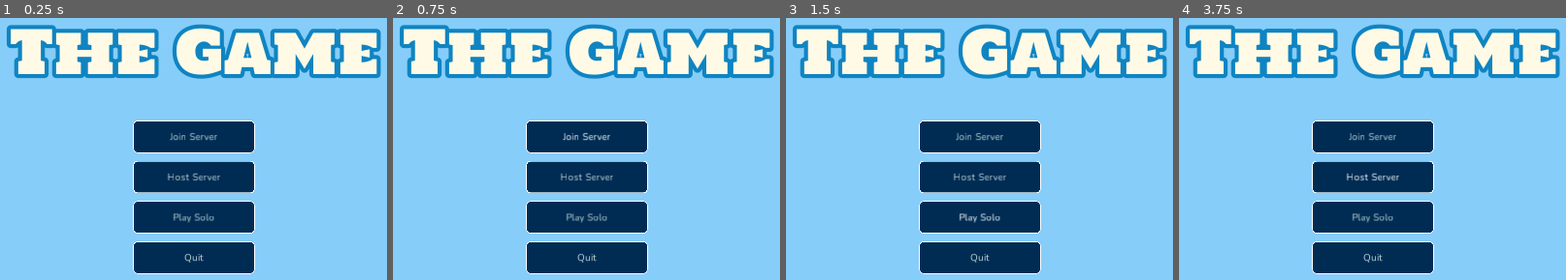
Above: before the commit, frames 1-4 (left to right).
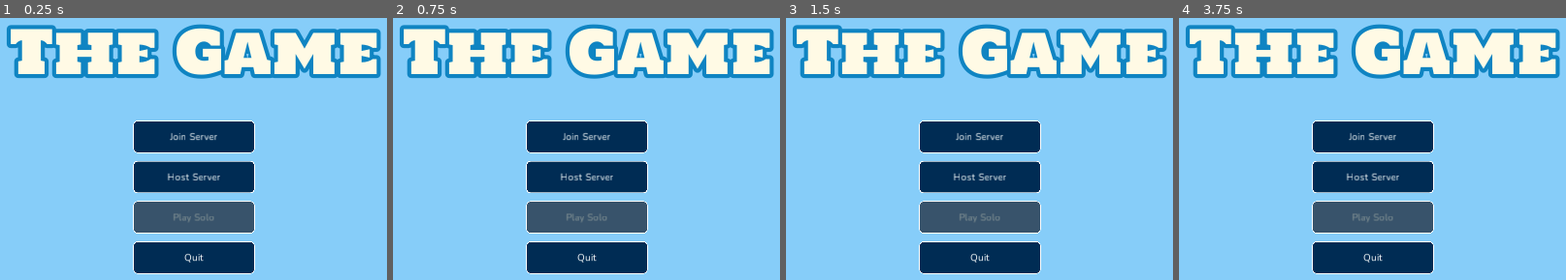
Above: after the commit, the same moments.

Repository: alemas/godot-networking
Game: Godot game, scene res://Scenes/Menu/Start Menu/StartMenu.tscn
The game is run twice, just before and just after one commit, with the same random seed, the same clock (stepped at 60 frames per second) and the same inputs. This scene is started directly instead of the project's main scene.
Inputs (mouse positions are in pixels of both pictures, inside the frame that each line leads up to):
- Up to frame 1 (0.25 s): no input
- Up to frame 2 (0.75 s): click "Join Server" at 0.5 s
- Up to frame 3 (1.5 s): click (979, 217) at 1.25 s, where only the run before the commit has a clickable "Play Solo"
- Up to frame 4 (3.75 s): click (1372, 217) at 2 s, where only the run before the commit has a clickable "Play Solo"; click (1372, 217) at 2.75 s, where only the run before the commit has a clickable "Play Solo"; click "Host Server" at 3.5 s

The runs differ from the first frame. In frame 1, 3.7% of the frame differs, in the area x 34-66%, y 43-94%; in frame 2, 3.7%; in frame 3, 3.8%; in frame 4, 3.6%.

Commit message:
Started Join Server Menu

Diff:
--- /dev/null
+++ b/Resources/Fonts/MenuLineEditFont.tres
@@ -0,0 +1,9 @@
+[gd_resource type="DynamicFont" load_steps=2 format=2]
+
+[ext_resource path="res://Resources/Fonts/Nunito-Regular.ttf" type="DynamicFontData" id=1]
+
+[resource]
+size = 25
+use_mipmaps = true
+use_filter = true
+font_data = ExtResource( 1 )
--- /dev/null
+++ b/Resources/StyleBoxes/MenuLineEditStyleBox.tres
@@ -0,0 +1,8 @@
+[gd_resource type="StyleBoxFlat" format=2]
+
+[resource]
+bg_color = Color( 0, 0.256, 0.48, 0.6 )
+corner_radius_top_left = 10
+corner_radius_top_right = 10
+corner_radius_bottom_right = 10
+corner_radius_bottom_left = 10
--- /dev/null
+++ b/Scenes/Menu/Join Server Menu/JoinServerMenu.gd
@@ -0,0 +1,13 @@
+tool
+extends Control
+
+onready var backgroundRect = $Background
+
+# Called when the node enters the scene tree for the first time.
+func _ready() -> void:
+	backgroundRect.color = Colors.menu_background
+
+
+# Called every frame. 'delta' is the elapsed time since the previous frame.
+#func _process(delta: float) -> void:
+#	pass
--- /dev/null
+++ b/Scenes/Menu/Join Server Menu/JoinServerMenu.tscn
@@ -0,0 +1,158 @@
+[gd_scene load_steps=10 format=2]
+
+[ext_resource path="res://Scenes/Menu/Join Server Menu/JoinServerMenu.gd" type="Script" id=1]
+[ext_resource path="res://Scenes/UI Elements/Menu Line Edit/MenuLineEdit.tscn" type="PackedScene" id=2]
+[ext_resource path="res://Scenes/UI Elements/Menu Button/MenuButton.tscn" type="PackedScene" id=3]
+
+[sub_resource type="StyleBoxFlat" id=1]
+bg_color = Color( 0, 0.176, 0.33, 1 )
+border_width_left = 2
+border_width_top = 2
+border_width_right = 2
+border_width_bottom = 2
+border_color = Color( 1, 1, 1, 1 )
+corner_radius_top_left = 10
+corner_radius_top_right = 10
+corner_radius_bottom_right = 10
+corner_radius_bottom_left = 10
+
+[sub_resource type="StyleBoxFlat" id=2]
+bg_color = Color( 0.062745, 0.521569, 0.764706, 1 )
+border_width_left = 2
+border_width_top = 2
+border_width_right = 2
+border_width_bottom = 2
+border_color = Color( 1, 1, 1, 1 )
+corner_radius_top_left = 10
+corner_radius_top_right = 10
+corner_radius_bottom_right = 10
+corner_radius_bottom_left = 10
+
+[sub_resource type="StyleBoxFlat" id=3]
+bg_color = Color( 0.2226, 0.32788, 0.42, 1 )
+border_width_left = 2
+border_width_top = 2
+border_width_right = 2
+border_width_bottom = 2
+border_color = Color( 1, 1, 1, 1 )
+corner_radius_top_left = 10
+corner_radius_top_right = 10
+corner_radius_bottom_right = 10
+corner_radius_bottom_left = 10
+
+[sub_resource type="StyleBoxFlat" id=4]
+bg_color = Color( 0, 0.176, 0.33, 1 )
+border_width_left = 2
+border_width_top = 2
+border_width_right = 2
+border_width_bottom = 2
+border_color = Color( 1, 1, 1, 1 )
+corner_radius_top_left = 10
+corner_radius_top_right = 10
+corner_radius_bottom_right = 10
+corner_radius_bottom_left = 10
+
+[sub_resource type="StyleBoxFlat" id=5]
+bg_color = Color( 0.062745, 0.521569, 0.764706, 1 )
+border_width_left = 2
+border_width_top = 2
+border_width_right = 2
+border_width_bottom = 2
+border_color = Color( 1, 1, 1, 1 )
+corner_radius_top_left = 10
+corner_radius_top_right = 10
+corner_radius_bottom_right = 10
+corner_radius_bottom_left = 10
+
+[sub_resource type="StyleBoxFlat" id=6]
+bg_color = Color( 0.2226, 0.32788, 0.42, 1 )
+border_width_left = 2
+border_width_top = 2
+border_width_right = 2
+border_width_bottom = 2
+border_color = Color( 1, 1, 1, 1 )
+corner_radius_top_left = 10
+corner_radius_top_right = 10
+corner_radius_bottom_right = 10
+corner_radius_bottom_left = 10
+
+[node name="JoinServerMenu" type="Control"]
+anchor_right = 1.0
+anchor_bottom = 1.0
+script = ExtResource( 1 )
+__meta__ = {
+"_edit_use_anchors_": false
+}
+
+[node name="Background" type="ColorRect" parent="."]
+margin_right = 1920.0
+margin_bottom = 1080.0
+color = Color( 0.53, 0.81, 0.98, 1 )
+__meta__ = {
+"_edit_use_anchors_": false
+}
+
+[node name="MarginContainer" type="MarginContainer" parent="."]
+anchor_left = 0.5
+anchor_top = 0.5
+anchor_right = 0.5
+anchor_bottom = 0.5
+margin_left = -174.0
+margin_top = -280.0
+margin_right = 174.0
+margin_bottom = 280.0
+__meta__ = {
+"_edit_use_anchors_": false
+}
+
+[node name="VBoxContainer" type="VBoxContainer" parent="MarginContainer"]
+margin_right = 348.0
+margin_bottom = 560.0
+custom_constants/separation = 30
+
+[node name="PlayerNameLineEdit" parent="MarginContainer/VBoxContainer" instance=ExtResource( 2 )]
+margin_right = 348.0
+margin_bottom = 50.0
+placeholder_text = "Player Name"
+
+[node name="ServerIPLineEdit" parent="MarginContainer/VBoxContainer" instance=ExtResource( 2 )]
+margin_top = 80.0
+margin_right = 348.0
+margin_bottom = 130.0
+placeholder_text = "Server IP"
+
+[node name="ReferenceRect" type="ReferenceRect" parent="MarginContainer/VBoxContainer"]
+margin_top = 160.0
+margin_right = 348.0
+margin_bottom = 210.0
+rect_min_size = Vector2( 0, 50 )
+
+[node name="CenterContainer" type="CenterContainer" parent="MarginContainer/VBoxContainer"]
+margin_top = 240.0
+margin_right = 348.0
+margin_bottom = 420.0
+
+[node name="VBoxContainer" type="VBoxContainer" parent="MarginContainer/VBoxContainer/CenterContainer"]
+margin_left = 24.0
+margin_right = 324.0
+margin_bottom = 180.0
+custom_constants/separation = 20
+
+[node name="JoinButton" parent="MarginContainer/VBoxContainer/CenterContainer/VBoxContainer" instance=ExtResource( 3 )]
+margin_right = 300.0
+margin_bottom = 80.0
+custom_styles/hover = SubResource( 1 )
+custom_styles/pressed = SubResource( 2 )
+custom_styles/disabled = SubResource( 3 )
+custom_styles/normal = SubResource( 1 )
+text = "Join"
+
+[node name="BackButton" parent="MarginContainer/VBoxContainer/CenterContainer/VBoxContainer" instance=ExtResource( 3 )]
+margin_top = 100.0
+margin_right = 300.0
+margin_bottom = 180.0
+custom_styles/hover = SubResource( 4 )
+custom_styles/pressed = SubResource( 5 )
+custom_styles/disabled = SubResource( 6 )
+custom_styles/normal = SubResource( 4 )
+text = "Back"
--- a/Scenes/Menu/Network_setup.tscn
+++ b/Scenes/Menu/Network_setup/Network_setup.tscn
@@ -1,13 +1,13 @@
 [gd_scene load_steps=4 format=2]
 
-[ext_resource path="res://Scenes/Menu/Network_setup.gd" type="Script" id=1]
-[ext_resource path="res://Resources/Fonts/BaseFont.tres" type="DynamicFont" id=2]
-[ext_resource path="res://Scenes/Menu/Logger/LoggerInterface.tscn" type="PackedScene" id=3]
+[ext_resource path="res://Scenes/UI Elements/Logger/LoggerInterface.tscn" type="PackedScene" id=1]
+[ext_resource path="res://Scenes/Menu/Network_setup/Network_setup.gd" type="Script" id=2]
+[ext_resource path="res://Resources/Fonts/BaseFont.tres" type="DynamicFont" id=3]
 
 [node name="Network_setup" type="Control"]
 anchor_right = 1.0
 anchor_bottom = 1.0
-script = ExtResource( 1 )
+script = ExtResource( 2 )
 __meta__ = {
 "_edit_use_anchors_": false
 }
@@ -74,7 +74,7 @@
 
 [node name="CanvasLayer" type="CanvasLayer" parent="."]
 
-[node name="Logger" parent="CanvasLayer" instance=ExtResource( 3 )]
+[node name="Logger" parent="CanvasLayer" instance=ExtResource( 1 )]
 margin_left = 52.0
 margin_top = 96.0
 margin_right = 467.0
--- a/Scenes/Menu/Start Menu/StartMenu.tscn
+++ b/Scenes/Menu/Start Menu/StartMenu.tscn
@@ -1,52 +1,148 @@
-[gd_scene load_steps=8 format=2]
+[gd_scene load_steps=16 format=2]
 
 [ext_resource path="res://Resources/Fonts/GameTitleFont.tres" type="DynamicFont" id=1]
 [ext_resource path="res://Scenes/Menu/Start Menu/StartMenu.gd" type="Script" id=2]
-[ext_resource path="res://Scenes/Menu/UI Elements/Menu Button/MenuButton.tscn" type="PackedScene" id=3]
+[ext_resource path="res://Scenes/UI Elements/Menu Button/MenuButton.tscn" type="PackedScene" id=3]
 
 [sub_resource type="StyleBoxFlat" id=1]
-bg_color = Color( 0, 0.2475, 0.33, 1 )
-border_width_left = 1
-border_width_top = 1
-border_width_right = 1
-border_width_bottom = 1
-border_color = Color( 0.765, 0.844333, 0.85, 1 )
+bg_color = Color( 0, 0.176, 0.33, 1 )
+border_width_left = 2
+border_width_top = 2
+border_width_right = 2
+border_width_bottom = 2
+border_color = Color( 1, 1, 1, 1 )
 corner_radius_top_left = 10
 corner_radius_top_right = 10
 corner_radius_bottom_right = 10
 corner_radius_bottom_left = 10
 
 [sub_resource type="StyleBoxFlat" id=2]
-bg_color = Color( 0, 0.2475, 0.33, 1 )
-border_width_left = 1
-border_width_top = 1
-border_width_right = 1
-border_width_bottom = 1
-border_color = Color( 0.765, 0.844333, 0.85, 1 )
+bg_color = Color( 0.062745, 0.521569, 0.764706, 1 )
+border_width_left = 2
+border_width_top = 2
+border_width_right = 2
+border_width_bottom = 2
+border_color = Color( 1, 1, 1, 1 )
 corner_radius_top_left = 10
 corner_radius_top_right = 10
 corner_radius_bottom_right = 10
 corner_radius_bottom_left = 10
 
 [sub_resource type="StyleBoxFlat" id=3]
-bg_color = Color( 0, 0.2475, 0.33, 1 )
-border_width_left = 1
-border_width_top = 1
-border_width_right = 1
-border_width_bottom = 1
-border_color = Color( 0.765, 0.844333, 0.85, 1 )
+bg_color = Color( 0.2226, 0.32788, 0.42, 1 )
+border_width_left = 2
+border_width_top = 2
+border_width_right = 2
+border_width_bottom = 2
+border_color = Color( 1, 1, 1, 1 )
 corner_radius_top_left = 10
 corner_radius_top_right = 10
 corner_radius_bottom_right = 10
 corner_radius_bottom_left = 10
 
 [sub_resource type="StyleBoxFlat" id=4]
-bg_color = Color( 0, 0.2475, 0.33, 1 )
-border_width_left = 1
-border_width_top = 1
-border_width_right = 1
-border_width_bottom = 1
-border_color = Color( 0.765, 0.844333, 0.85, 1 )
+bg_color = Color( 0, 0.176, 0.33, 1 )
+border_width_left = 2
+border_width_top = 2
+border_width_right = 2
+border_width_bottom = 2
+border_color = Color( 1, 1, 1, 1 )
+corner_radius_top_left = 10
+corner_radius_top_right = 10
+corner_radius_bottom_right = 10
+corner_radius_bottom_left = 10
+
+[sub_resource type="StyleBoxFlat" id=5]
+bg_color = Color( 0.062745, 0.521569, 0.764706, 1 )
+border_width_left = 2
+border_width_top = 2
+border_width_right = 2
+border_width_bottom = 2
+border_color = Color( 1, 1, 1, 1 )
+corner_radius_top_left = 10
+corner_radius_top_right = 10
+corner_radius_bottom_right = 10
+corner_radius_bottom_left = 10
+
+[sub_resource type="StyleBoxFlat" id=6]
+bg_color = Color( 0.2226, 0.32788, 0.42, 1 )
+border_width_left = 2
+border_width_top = 2
+border_width_right = 2
+border_width_bottom = 2
+border_color = Color( 1, 1, 1, 1 )
+corner_radius_top_left = 10
+corner_radius_top_right = 10
+corner_radius_bottom_right = 10
+corner_radius_bottom_left = 10
+
+[sub_resource type="StyleBoxFlat" id=7]
+bg_color = Color( 0, 0.176, 0.33, 1 )
+border_width_left = 2
+border_width_top = 2
+border_width_right = 2
+border_width_bottom = 2
+border_color = Color( 1, 1, 1, 1 )
+corner_radius_top_left = 10
+corner_radius_top_right = 10
+corner_radius_bottom_right = 10
+corner_radius_bottom_left = 10
+
+[sub_resource type="StyleBoxFlat" id=8]
+bg_color = Color( 0.062745, 0.521569, 0.764706, 1 )
+border_width_left = 2
+border_width_top = 2
+border_width_right = 2
+border_width_bottom = 2
+border_color = Color( 1, 1, 1, 1 )
+corner_radius_top_left = 10
+corner_radius_top_right = 10
+corner_radius_bottom_right = 10
+corner_radius_bottom_left = 10
+
+[sub_resource type="StyleBoxFlat" id=9]
+bg_color = Color( 0.2226, 0.32788, 0.42, 1 )
+border_width_left = 2
+border_width_top = 2
+border_width_right = 2
+border_width_bottom = 2
+border_color = Color( 1, 1, 1, 1 )
+corner_radius_top_left = 10
+corner_radius_top_right = 10
+corner_radius_bottom_right = 10
+corner_radius_bottom_left = 10
+
+[sub_resource type="StyleBoxFlat" id=10]
+bg_color = Color( 0, 0.176, 0.33, 1 )
+border_width_left = 2
+border_width_top = 2
+border_width_right = 2
+border_width_bottom = 2
+border_color = Color( 1, 1, 1, 1 )
+corner_radius_top_left = 10
+corner_radius_top_right = 10
+corner_radius_bottom_right = 10
+corner_radius_bottom_left = 10
+
+[sub_resource type="StyleBoxFlat" id=11]
+bg_color = Color( 0.062745, 0.521569, 0.764706, 1 )
+border_width_left = 2
+border_width_top = 2
+border_width_right = 2
+border_width_bottom = 2
+border_color = Color( 1, 1, 1, 1 )
+corner_radius_top_left = 10
+corner_radius_top_right = 10
+corner_radius_bottom_right = 10
+corner_radius_bottom_left = 10
+
+[sub_resource type="StyleBoxFlat" id=12]
+bg_color = Color( 0.2226, 0.32788, 0.42, 1 )
+border_width_left = 2
+border_width_top = 2
+border_width_right = 2
+border_width_bottom = 2
+border_color = Color( 1, 1, 1, 1 )
 corner_radius_top_left = 10
 corner_radius_top_right = 10
 corner_radius_bottom_right = 10
@@ -89,6 +185,7 @@
 [node name="GameTitle" type="Label" parent="MarginContainer/VBoxContainer"]
 margin_right = 920.0
 margin_bottom = 245.0
+rect_pivot_offset = Vector2( 460, 127.5 )
 custom_colors/font_color = Color( 1, 0.981667, 0.9, 1 )
 custom_fonts/font = ExtResource( 1 )
 text = "The Game"
@@ -113,7 +210,9 @@
 margin_right = 300.0
 margin_bottom = 80.0
 size_flags_vertical = 3
-custom_colors/font_color = Color( 0.765, 0.844333, 0.85, 1 )
+custom_styles/hover = SubResource( 1 )
+custom_styles/pressed = SubResource( 2 )
+custom_styles/disabled = SubResource( 3 )
 custom_styles/normal = SubResource( 1 )
 text = "Join Server"
 
@@ -122,8 +221,10 @@
 margin_right = 300.0
 margin_bottom = 180.0
 size_flags_vertical = 3
-custom_colors/font_color = Color( 0.765, 0.844333, 0.85, 1 )
-custom_styles/normal = SubResource( 2 )
+custom_styles/hover = SubResource( 4 )
+custom_styles/pressed = SubResource( 5 )
+custom_styles/disabled = SubResource( 6 )
+custom_styles/normal = SubResource( 4 )
 text = "Host Server"
 
 [node name="PlaySoloButton" parent="MarginContainer/VBoxContainer/CenterContainer/VBoxContainer" instance=ExtResource( 3 )]
@@ -131,8 +232,11 @@
 margin_right = 300.0
 margin_bottom = 280.0
 size_flags_vertical = 3
-custom_colors/font_color = Color( 0.765, 0.844333, 0.85, 1 )
-custom_styles/normal = SubResource( 3 )
+custom_styles/hover = SubResource( 7 )
+custom_styles/pressed = SubResource( 8 )
+custom_styles/disabled = SubResource( 9 )
+custom_styles/normal = SubResource( 7 )
+disabled = true
 text = "Play Solo"
 
 [node name="QuitButton" parent="MarginContainer/VBoxContainer/CenterContainer/VBoxContainer" instance=ExtResource( 3 )]
@@ -140,8 +244,10 @@
 margin_right = 300.0
 margin_bottom = 380.0
 size_flags_vertical = 3
-custom_colors/font_color = Color( 0.765, 0.844333, 0.85, 1 )
-custom_styles/normal = SubResource( 4 )
+custom_styles/hover = SubResource( 10 )
+custom_styles/pressed = SubResource( 11 )
+custom_styles/disabled = SubResource( 12 )
+custom_styles/normal = SubResource( 10 )
 text = "Quit"
 
 [connection signal="button_up" from="MarginContainer/VBoxContainer/CenterContainer/VBoxContainer/QuitButton" to="." method="_on_QuitButton_button_up"]
--- a/Scenes/Menu/UI Elements/Menu Button/MenuButton.tscn
+++ /dev/null
@@ -1,17 +0,0 @@
-[gd_scene load_steps=3 format=2]
-
-[ext_resource path="res://Resources/Fonts/MenuButtonFont.tres" type="DynamicFont" id=1]
-[ext_resource path="res://Scenes/Menu/UI Elements/Menu Button/MenuButton.gd" type="Script" id=2]
-
-[node name="Button" type="Button"]
-margin_right = 350.0
-margin_bottom = 100.0
-rect_min_size = Vector2( 300, 80 )
-focus_mode = 0
-custom_fonts/font = ExtResource( 1 )
-enabled_focus_mode = 0
-text = "Title"
-script = ExtResource( 2 )
-__meta__ = {
-"_edit_use_anchors_": false
-}
--- a/Scenes/Menu/Logger/LoggerInterface.tscn
+++ b/Scenes/UI Elements/Logger/LoggerInterface.tscn
@@ -1,6 +1,6 @@
 [gd_scene load_steps=3 format=2]
 
-[ext_resource path="res://Scenes/Menu/Logger/LoggerInterface.gd" type="Script" id=1]
+[ext_resource path="res://Scenes/UI Elements/Logger/LoggerInterface.gd" type="Script" id=1]
 [ext_resource path="res://Resources/Fonts/BaseFont.tres" type="DynamicFont" id=2]
 
 [node name="Logger" type="RichTextLabel"]
--- a/Scenes/Menu/UI Elements/Menu Button/MenuButton.gd
+++ b/Scenes/UI Elements/Menu Button/MenuButton.gd
@@ -23,3 +23,8 @@
 
 #	self.add_stylebox_override("focus", normal_style)
 	self.add_color_override("font_color_focus", Colors.menu_button_font_highlighted)
+
+	var disabled_style = normal_style.duplicate()
+	disabled_style.bg_color = Colors.menu_button_background_disabled
+	self.add_stylebox_override("disabled", disabled_style)
+	self.add_color_override("font_color_disabled", Colors.menu_button_font_disabled)
--- /dev/null
+++ b/Scenes/UI Elements/Menu Button/MenuButton.tscn
@@ -0,0 +1,63 @@
+[gd_scene load_steps=6 format=2]
+
+[ext_resource path="res://Resources/Fonts/MenuButtonFont.tres" type="DynamicFont" id=1]
+[ext_resource path="res://Scenes/UI Elements/Menu Button/MenuButton.gd" type="Script" id=2]
+
+[sub_resource type="StyleBoxFlat" id=1]
+bg_color = Color( 0, 0.176, 0.33, 1 )
+border_width_left = 2
+border_width_top = 2
+border_width_right = 2
+border_width_bottom = 2
+border_color = Color( 1, 1, 1, 1 )
+corner_radius_top_left = 10
+corner_radius_top_right = 10
+corner_radius_bottom_right = 10
+corner_radius_bottom_left = 10
+
+[sub_resource type="StyleBoxFlat" id=2]
+bg_color = Color( 0.062745, 0.521569, 0.764706, 1 )
+border_width_left = 2
+border_width_top = 2
+border_width_right = 2
+border_width_bottom = 2
+border_color = Color( 1, 1, 1, 1 )
+corner_radius_top_left = 10
+corner_radius_top_right = 10
+corner_radius_bottom_right = 10
+corner_radius_bottom_left = 10
+
+[sub_resource type="StyleBoxFlat" id=3]
+bg_color = Color( 0.2226, 0.32788, 0.42, 1 )
+border_width_left = 2
+border_width_top = 2
+border_width_right = 2
+border_width_bottom = 2
+border_color = Color( 1, 1, 1, 1 )
+corner_radius_top_left = 10
+corner_radius_top_right = 10
+corner_radius_bottom_right = 10
+corner_radius_bottom_left = 10
+
+[node name="Button" type="Button"]
+margin_right = 350.0
+margin_bottom = 100.0
+rect_min_size = Vector2( 300, 80 )
+focus_mode = 0
+custom_colors/font_color_disabled = Color( 0.54, 0.596, 0.6, 1 )
+custom_colors/font_color_focus = Color( 1, 1, 1, 1 )
+custom_colors/font_color = Color( 0.765, 0.844333, 0.85, 1 )
+custom_colors/font_color_hover = Color( 1, 1, 1, 1 )
+custom_colors/font_color_pressed = Color( 1, 1, 1, 1 )
+custom_fonts/font = ExtResource( 1 )
+custom_styles/hover = SubResource( 1 )
+custom_styles/pressed = SubResource( 2 )
+custom_styles/disabled = SubResource( 3 )
+custom_styles/normal = SubResource( 1 )
+enabled_focus_mode = 0
+keep_pressed_outside = true
+text = "Title"
+script = ExtResource( 2 )
+__meta__ = {
+"_edit_use_anchors_": false
+}
--- /dev/null
+++ b/Scenes/UI Elements/Menu Line Edit/MenuLineEdit.gd
@@ -0,0 +1,9 @@
+tool
+extends LineEdit
+
+onready var base_style = preload("res://Resources/StyleBoxes/MenuLineEditStyleBox.tres")
+
+func _ready() -> void:
+	base_style.bg_color = Colors.menu_line_edit_background
+	self.add_stylebox_override("normal", base_style)
+	self.add_stylebox_override("focus", base_style)
--- /dev/null
+++ b/Scenes/UI Elements/Menu Line Edit/MenuLineEdit.tscn
@@ -0,0 +1,19 @@
+[gd_scene load_steps=4 format=2]
+
+[ext_resource path="res://Resources/StyleBoxes/MenuLineEditStyleBox.tres" type="StyleBox" id=1]
+[ext_resource path="res://Scenes/UI Elements/Menu Line Edit/MenuLineEdit.gd" type="Script" id=2]
+[ext_resource path="res://Resources/Fonts/MenuLineEditFont.tres" type="DynamicFont" id=3]
+
+[node name="LineEdit" type="LineEdit"]
+margin_right = 392.0
+margin_bottom = 39.0
+rect_min_size = Vector2( 0, 50 )
+custom_fonts/font = ExtResource( 3 )
+custom_styles/focus = ExtResource( 1 )
+custom_styles/normal = ExtResource( 1 )
+align = 1
+caret_blink = true
+script = ExtResource( 2 )
+__meta__ = {
+"_edit_use_anchors_": false
+}
--- a/Scripts/Colors.gd
+++ b/Scripts/Colors.gd
@@ -1,12 +1,16 @@
 extends Node
 
+const menu_background = Color.lightskyblue
+const menu_background_secondary = Color(0.3956, 0.6665, 0.86)
+
+const menu_line_edit_background = Color(0, 0.256, 0.48, 0.6)
+const menu_line_edit_font = Color.white
+
 const menu_button_background = Color(0, 0.176, 0.33)
-var menu_button_background_highlighted = Color(0.062745, 0.521569, 0.764706)
-#const menu_button_font = Color(0.179886, 0.816406, 0.715495)
-const menu_button_font = Color(0.765, 0.844333, 0.85)
-var menu_button_font_highlighted = Color.white
+const menu_button_background_highlighted = Color(0.062745, 0.521569, 0.764706)
+const menu_button_background_disabled = Color(0.2226, 0.32788, 0.42)
+#const menu_button_font = Color(0.765, 0.844333, 0.85)
+const menu_button_font = Color.white
+const menu_button_font_highlighted = Color.white
+const menu_button_font_disabled = Color(0.54, 0.596, 0.6)
 const menu_button_border = Color.white
-
-const menu_background = Color.lightskyblue
-
-const menu_background_secondary = Color(0.1425, 0.15, 0.14725)
--- a/project.godot
+++ b/project.godot
@@ -11,7 +11,7 @@
 [application]
 
 config/name="Networking"
-run/main_scene="res://Scenes/Menu/Network_setup.tscn"
+run/main_scene="res://Scenes/Menu/Network_setup/Network_setup.tscn"
 config/icon="res://Resources/Images/icon.png"
 
 [autoload]
Renamed: Scenes/Menu/Network_setup.gd -> Scenes/Menu/Network_setup/Network_setup.gd
Not shown: 4 places in Scenes/Menu/Network_setup/Network_setup.tscn that only renumber resources
Renamed: Scenes/Menu/Logger/LoggerInterface.gd -> Scenes/UI Elements/Logger/LoggerInterface.gd
